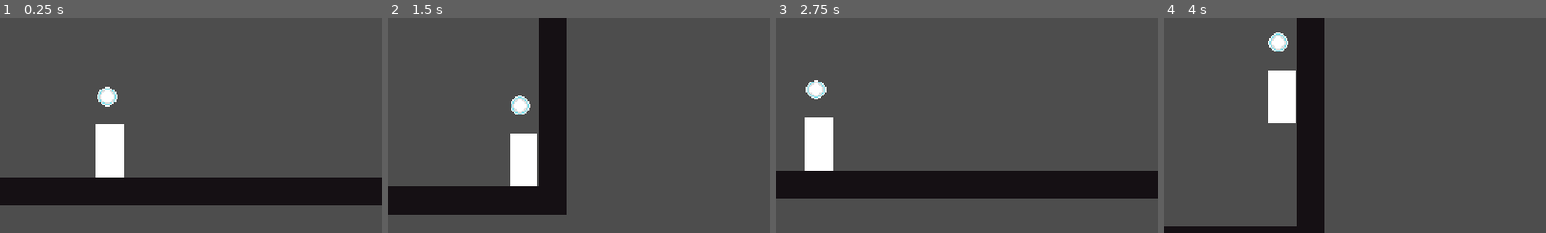
Above: before the commit, frames 1-4 (left to right).
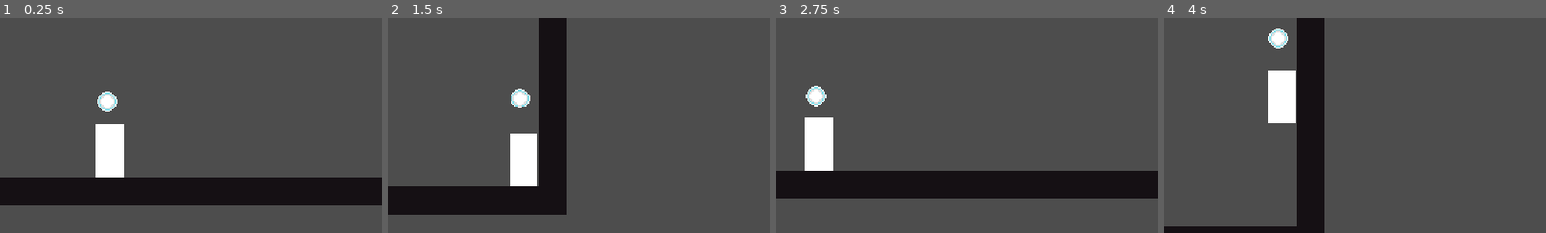
Above: after the commit, the same moments.

Repository: Timi865/Microvania
Game: Godot game, scene res://Scenes/game.tscn
Two runs of this game, one before a commit and one after it. Both use one fixed random seed, a clock stepped at 60 frames per second and the inputs below.
Inputs:
- Up to frame 1 (0.25 s): no input
- Up to frame 2 (1.5 s): hold Right (Move_right) from 0.53 s (still down); tap C (dash) at 0.6, 1.35 s; tap Space (Jump) at 0.77 s
- Up to frame 3 (2.75 s): tap Space (Jump) at 1.52 s; release Right (Move_right) at 2.03 s; hold Left (Move_left) from 2.03 s (still down); tap C (dash) at 2.1 s
- Up to frame 4 (4 s): release Left (Move_left) at 2.78 s; hold Right (Move_right) from 2.78 s (still down); tap C (dash) at 2.85, 3.6 s; tap Space (Jump) at 3.02, 3.77 s
The pictures show only the part of the screen within x 36-86%, y 23-73%; the shares and areas given below are measured in that part.

The runs differ from the first frame. In frame 1, 0.4% of the frame differs, in the area x 25-31%, y 32-44%; in frame 2, 0.4%; in frame 3, 0.4%, in the area x 7-14%, y 28-42%; in frame 4, 0.4%.

Commit message:
Orb Movement and Managing
Added code to orb manager that tracks its position

Added code to the orb scene that moves it on a sine wave frequency

Diff:
--- a/Scenes/character_body_2d.tscn
+++ b/Scenes/character_body_2d.tscn
@@ -2,6 +2,7 @@
 
 [ext_resource type="Script" uid="uid://dh08bt053owqn" path="res://Scripts/character_body_2d.gd" id="1_ymxaj"]
 [ext_resource type="PackedScene" uid="uid://buykxegc7cjpf" path="res://Scenes/orb.tscn" id="2_88kja"]
+[ext_resource type="Script" uid="uid://sm5x5uuno8db" path="res://Scripts/orb_manager.gd" id="2_it8n0"]
 
 [sub_resource type="RectangleShape2D" id="RectangleShape2D_yw7hx"]
 size = Vector2(16.382978, 31.276596)
@@ -21,6 +22,7 @@
 offset_bottom = 16.276594
 
 [node name="OrbManager" type="Node2D" parent="." unique_id=285544787]
+script = ExtResource("2_it8n0")
 
 [node name="Orb" parent="OrbManager" unique_id=915681463 instance=ExtResource("2_88kja")]
 position = Vector2(2, -14)
--- a/Scripts/orb.gd
+++ b/Scripts/orb.gd
@@ -1 +1,11 @@
 extends Area2D
+
+var start_position: Vector2
+var time: float = 0.0
+
+func _ready() -> void:
+	start_position = position
+
+func _process(delta: float) -> void:
+	time += delta
+	position.y = start_position.y + sin(time * 3.0) * 2.0
--- /dev/null
+++ b/Scripts/orb_manager.gd
@@ -0,0 +1,13 @@
+extends Node2D
+
+@onready var orb: Node2D = $Orb
+
+var target_position := Vector2(2, -14)
+
+func _ready() -> void:
+	orb.position = target_position
+
+
+# Called every frame. 'delta' is the elapsed time since the previous frame.
+func _process(delta: float) -> void:
+	pass
Not shown, added: Scripts/orb_manager.gd.uid
